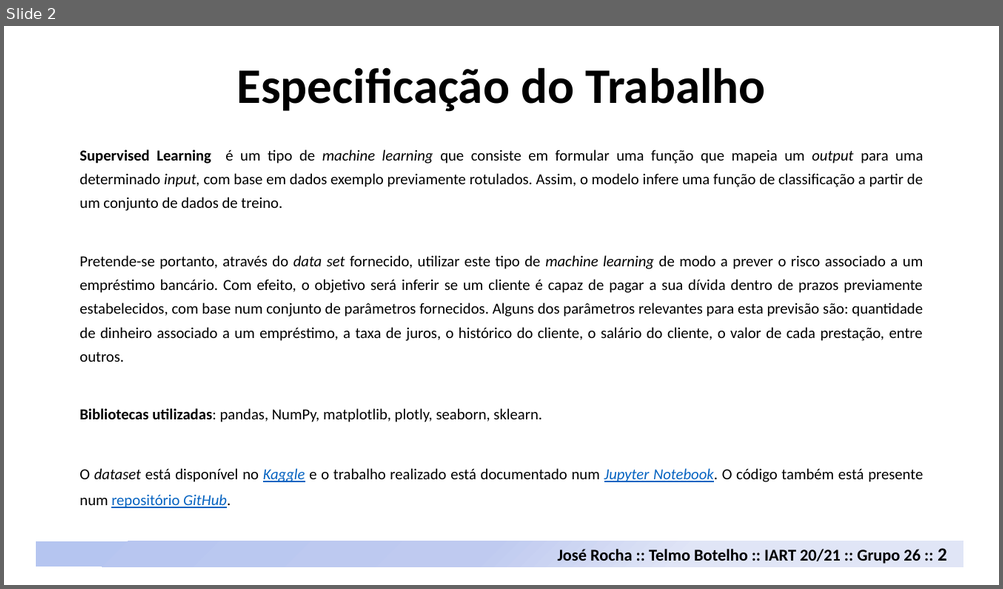
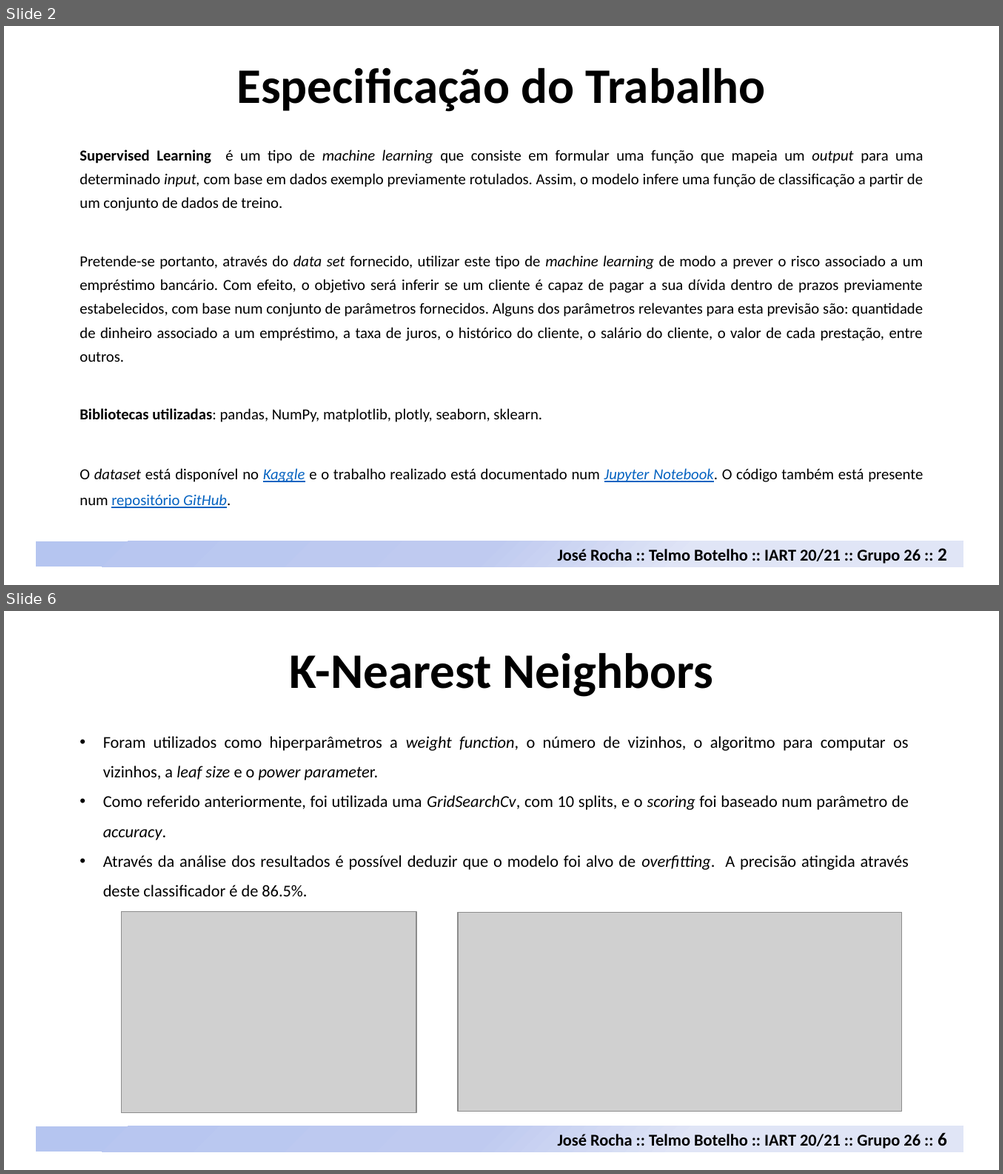
Before and after one commit to davidrocha9/FEUP-IART, a slide deck: Proj2/docs/Credit_Risk_Analysis.pptx. Shown one above the other, each under a label of ours: slide 2 before the commit, slides 2 and 6 after it; the slides between them are not shown. The pictures are 1003x589 and 1003x1174 pixels, drawn with LibreOffice and Linux fonts; fonts in the diff are those of the drawing; grey boxes stand for pictures. Boxes give left, top, right and bottom in pixels: in the first picture for what was removed or moved away, otherwise in the second. Text is boxed around its words. In the diff, an @@ line names an element or a change of style, - is before the commit and + after.

```diff
--- a/Proj2/docs/Credit_Risk_Analysis.pptx
+++ b/Proj2/docs/Credit_Risk_Analysis.pptx
@@ slide 6 added at <box>4,611,999,1170</box>, background #FFFFFF @@
@@ text added at <box>289,653,713,697</box>, 48 pt, text #000000, bold @@
+K-Nearest Neighbors
@@ text added at <box>103,736,908,897</box>, 16 pt, text #000000 @@
+• Foram utilizados como hiperparâmetros a weight function, o número de vizinhos, o algoritmo para computar os vizinhos, a leaf size e o power parameter.
+• Como referido anteriormente, foi utilizada uma GridSearchCv, com 10 splits, e o scoring foi baseado num parâmetro de accuracy.
+• Através da análise dos resultados é possível deduzir que o modelo foi alvo de overfitting. A precisão atingida através deste classificador é de 86.5%.
@@ picture added at <box>121,912,417,1114</box> @@
@@ picture added at <box>458,912,902,1112</box> @@
@@ rectangle added at <box>36,1127,964,1152</box>, fill gradient #B6C4F0 to #C0CBF0 to #E0E5F7 @@
@@ text added at <box>558,1133,947,1149</box>, 16 pt, text #000000, bold @@
+José Rocha :: Telmo Botelho :: IART 20/21 :: Grupo 26 :: 6
```
Also in this commit, not shown: 4 slides changed, 4 other slides added, 7 other files.
